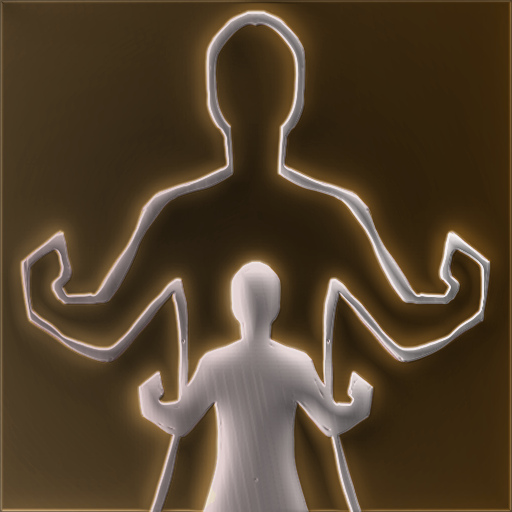
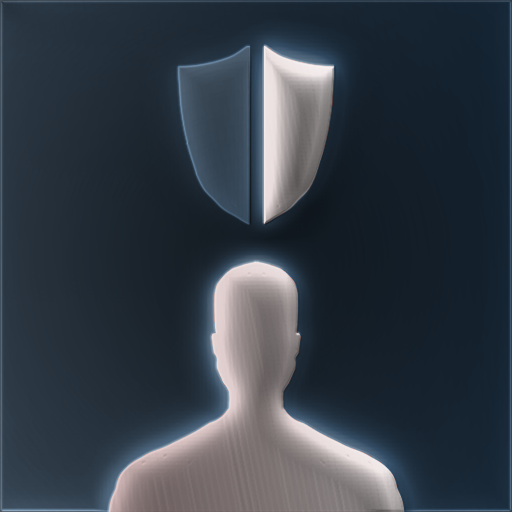
Revision of a layered w=512, h=512 image; what changed, layer by layer:
renamed "色相/飽和度 1" to "圖層 1 拷貝", blend normal → hard light, painted on it, unmasked it over [0, 0, 512, 512]
removed layer "圖層 1 拷貝" (was hard light) over [0, 0, 512, 512]
painted on "圖層 1" over [8, 0, 504, 512]
